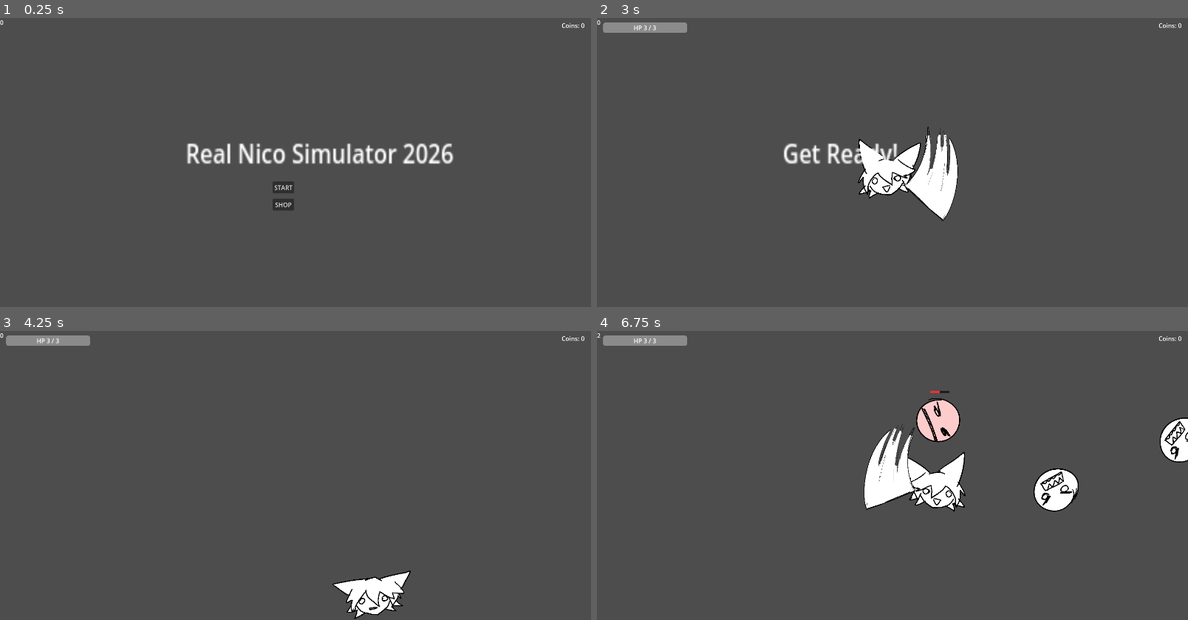
Above: before the commit, frames 1-4 (two rows, left to right).
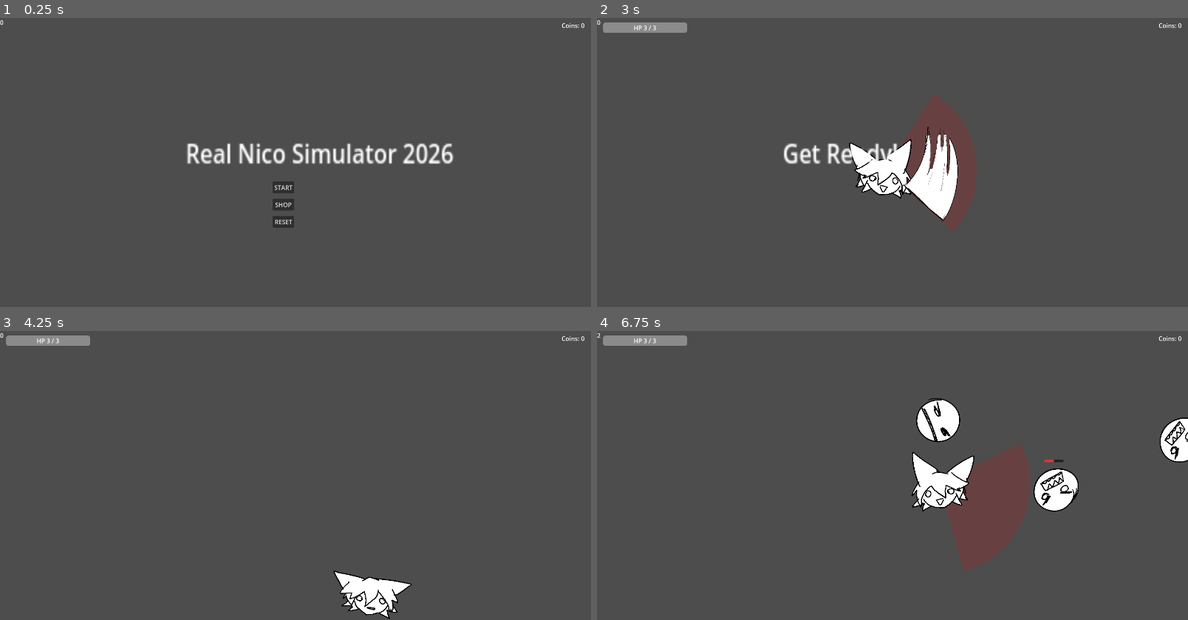
Above: after the commit, the same moments.

Repository: azazeliks/nicosimulator-0.1
Game: Godot game, scene res://main.tscn
Same seed, same stepped clock (60 frames per second), same inputs: the game is played once before the commit and once after it.
Inputs (mouse positions are in pixels of both pictures, inside the frame that each line leads up to):
- Up to frame 1 (0.25 s): no input
- Up to frame 2 (3 s): click (880, 223) at 0.5 s, where only the run after the commit has a clickable "RESET"; click (874, 174) at 1.25 s, where only the run after the commit has a clickable "Cancel"; click "START" at 2 s; tap Enter at 2.75 s; move the mouse to (1022, 148) at 2.77 s; hold D (move_right) from 2.78 s (still down); hold Space (attack) from 2.78 s (still down); click (1022, 148) at 2.92 s
- Up to frame 3 (4.25 s): move the mouse to (177, 489) at 3.52 s; release D (move_right) at 3.53 s; release Space (attack) at 3.53 s; hold S (move_down) from 3.53 s (still down); tap Space (attack) at 3.6 s
- Up to frame 4 (6.75 s): move the mouse to (951, 411) at 4.27 s; release S (move_down) at 4.28 s; hold D (move_right) 4.28-5.03 s; hold Space (attack) 4.28-5.03 s; move the mouse to (862, 533) at 5.02 s; hold W (move_up) 5.03-5.78 s; tap Space (attack) at 5.1, 6.6 s; click (862, 533) at 5.17 s; move the mouse to (1069, 518) at 5.77 s; hold Space (attack) 5.78-6.53 s; hold A (move_left) from 5.78 s (still down); move the mouse to (715, 432) at 6.52 s

The runs differ from the first frame. In frame 1, 0.1% of the frame differs, in the area x 46-50%, y 68-73%; in frame 2, 3.1%; in frame 3, 0.8%; in frame 4, 6.9%, in the area x 45-79%, y 20-84%.

Commit message:
addition of hold to attack and slight walking sprite improvement

Diff:
--- a/hud.gd
+++ b/hud.gd
@@ -9,6 +9,8 @@
 var _coins_label: Label
 var _result_label: Label
 var _shop_button: Button
+var _reset_button: Button
+var _reset_dialog: ConfirmationDialog
 var _shop_root: Control
 var _shop_coins_label: Label
 var _shop_rows: VBoxContainer
@@ -19,6 +21,7 @@
 	_build_coins_label()
 	_build_result_label()
 	_build_shop_button()
+	_build_reset_button()
 	_build_shop()  # Built last so it draws on top of everything else
 	update_coins(SaveData.get_coins())
 
@@ -42,6 +45,7 @@
 	await get_tree().create_timer(1.0).timeout
 	$StartButton.show()
 	_shop_button.show()
+	_reset_button.show()
 
 
 func update_score(score):
@@ -51,6 +55,7 @@
 func _on_start_button_pressed():
 	$StartButton.hide()
 	_shop_button.hide()
+	_reset_button.hide()
 	_result_label.hide()
 	start_game.emit()
 
@@ -122,6 +127,33 @@
 	_shop_button.pressed.connect(_open_shop)
 
 
+func _build_reset_button() -> void:
+	_reset_button = Button.new()
+	_reset_button.text = "RESET"
+	_reset_button.custom_minimum_size = Vector2(56, 31)
+	add_child(_reset_button)
+	_reset_button.position = $StartButton.position + Vector2(0, 90)
+	_reset_button.pressed.connect(_on_reset_pressed)
+
+	# Asks before deleting anything, since this can't be undone
+	_reset_dialog = ConfirmationDialog.new()
+	_reset_dialog.title = "Reset progress"
+	_reset_dialog.dialog_text = "Erase all coins and upgrades?\nThis cannot be undone."
+	_reset_dialog.ok_button_text = "Erase"
+	_reset_dialog.cancel_button_text = "Cancel"
+	_reset_dialog.confirmed.connect(_on_reset_confirmed)
+	add_child(_reset_dialog)
+
+
+func _on_reset_pressed() -> void:
+	_reset_dialog.popup_centered()
+
+
+func _on_reset_confirmed() -> void:
+	SaveData.reset()
+	update_coins(SaveData.get_coins())
+
+
 # ---------------------------------------------------------------------- shop
 
 func _build_shop() -> void:
--- a/mob.tscn
+++ b/mob.tscn
@@ -35,7 +35,7 @@
 scale = Vector2(15.55, 14.15)
 
 [node name="CollisionShape2D" type="CollisionShape2D" parent="."]
-position = Vector2(-29, 16)
+position = Vector2(-6, 1)
 scale = Vector2(0.2, 0.2)
 shape = SubResource("CircleShape2D_1qmh0")
 
--- a/player.gd
+++ b/player.gd
@@ -124,12 +124,14 @@
 	if velocity.x != 0:
 		$AnimatedSprite2D.animation = "walk"
 		$AnimatedSprite2D.flip_v = false
-		$AnimatedSprite2D.flip_h = velocity.x < 0
+		$AnimatedSprite2D.flip_h = velocity.x > 0  # Art faces left by default, so flip when moving right
 	elif velocity.y != 0:
 		$AnimatedSprite2D.animation = "up"
 		$AnimatedSprite2D.flip_v = false
 
-	if Input.is_action_just_pressed("attack"):
+	# Held, not just pressed: _attack() ignores the call while on cooldown, so
+	# holding the button swings again as soon as the cooldown ends.
+	if Input.is_action_pressed("attack"):
 		_attack()
 
 
--- a/player.tscn
+++ b/player.tscn
@@ -70,14 +70,15 @@
 script = ExtResource("1_i3pqv")
 slash_texture = ExtResource("2_sweqy")
 slash_flip_y = true
+debug_draw_attack = true
 
 [node name="AnimatedSprite2D" type="AnimatedSprite2D" parent="."]
 scale = Vector2(0.2, 0.2)
 sprite_frames = SubResource("SpriteFrames_1jxqw")
-animation = &"up"
+animation = &"down"
 
 [node name="CollisionShape2D" type="CollisionShape2D" parent="."]
-position = Vector2(20, 51)
+position = Vector2(2, 14)
 scale = Vector2(0.2, 0.2)
 shape = SubResource("CircleShape2D_2hs0m")
 
--- a/save_data.gd
+++ b/save_data.gd
@@ -108,3 +108,11 @@
 	_levels[id] = get_level(id) + 1
 	save_data()
 	return true
+
+
+# Wipes all coins and upgrade levels, and overwrites the save file.
+static func reset() -> void:
+	_loaded = true  # Don't let a later _ensure_loaded() reload the old file
+	_coins = 0
+	_levels.clear()
+	save_data()
Not shown, changed: export_presets.cfg
Not shown, added: realnicosimulator2026 -linux.pck
Not shown, added: realnicosimulator2026 -linux.sh
Not shown, added: realnicosimulator2026 -linux.x86_64
Not shown, changed: realnicosimulator2026.exe
